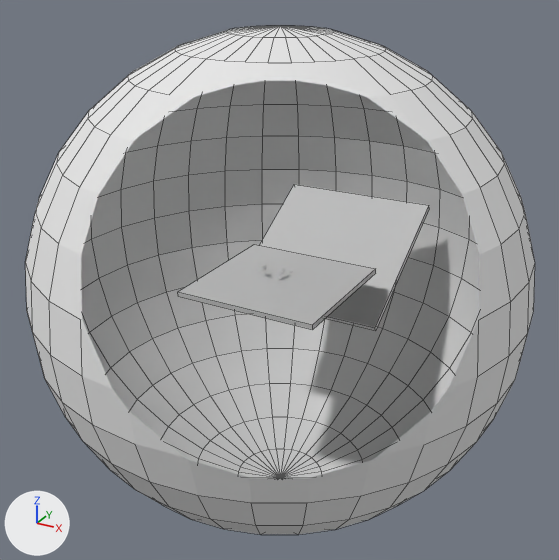
The Blender file game_engine/mouse_look.blend as it was, and as the next commit left it.
The view is the same before and after, from a 50 mm camera at (141.0, -256.9, 128.3) aimed at (-0.2, -0.1, 0.0). The lights are fixed; the arrows at lower left show +X, +Y and +Z. Mesh edges are drawn as thin lines on the coarser meshes. Everything nearer to the camera than a plane just in front of the edit is cut away.

Objects in the first picture: 'Ground', 'Ground.001', 'Sphere'.
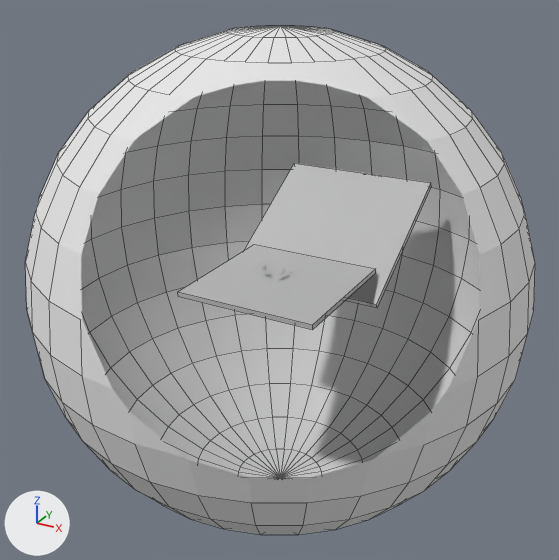
What the commit changed:
Object 'Ground.001' (ob_ground_001) moves from (0.0, 49.6, -4.3) to (0.0, 49.6, 6.5).

Changed parts and their boxes [x1, y1, x2, y2] in the pictures (559 x 560 px):
'Ground.001', moved
    before: [260, 184, 429, 331]
    after: [244, 163, 431, 308]
